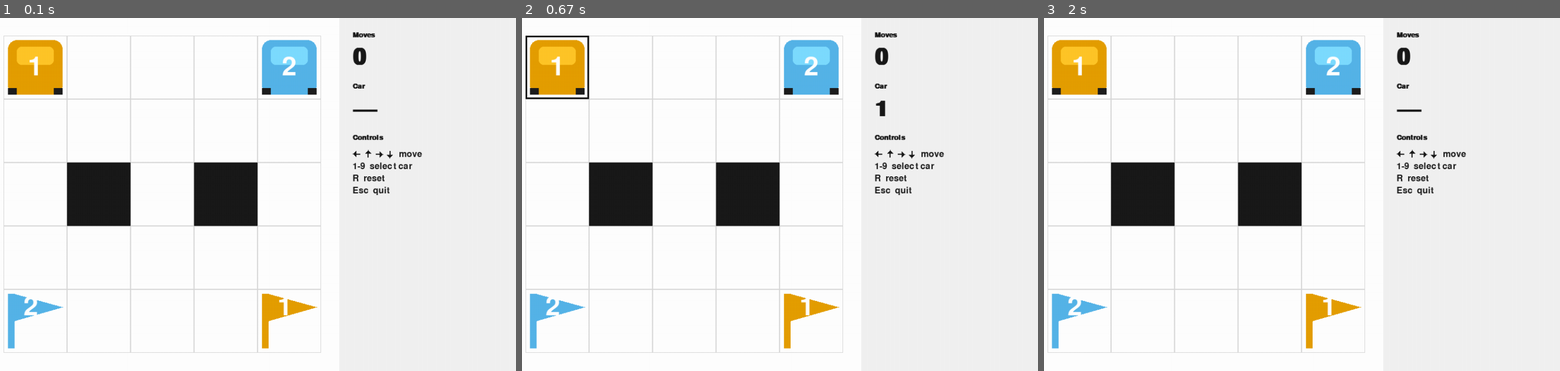
Above: before the commit, frames 1-3 (left to right).
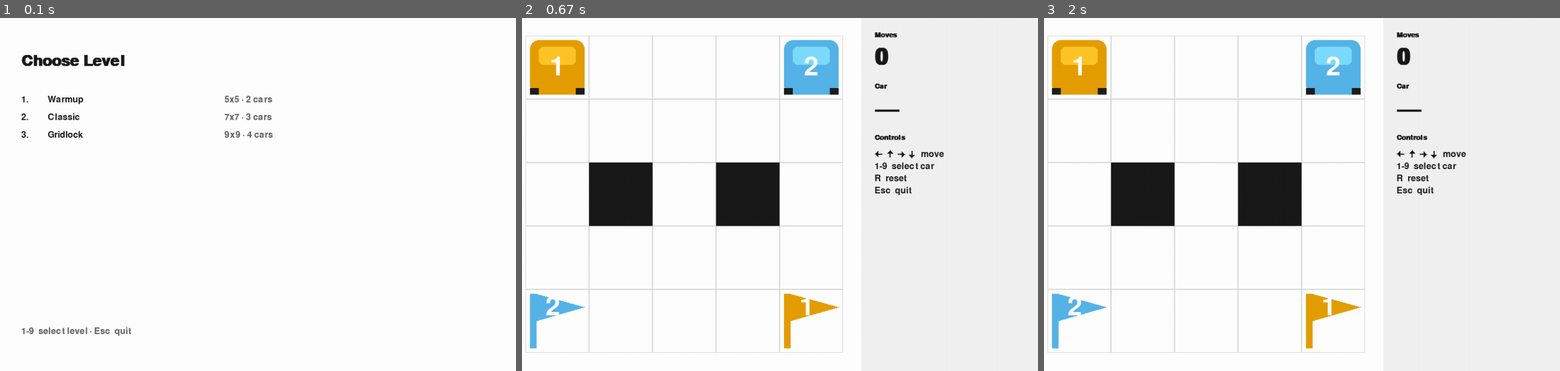
Above: after the commit, the same moments.

Repository: ldicandia/SIA-G3
Game: pygame game, started from TP1/gridworld/__main__.py
Same seed, same stepped clock (60 frames per second), same inputs: the game is played once before the commit and once after it.
Inputs:
- Up to frame 1 (0.1 s): no input
- Up to frame 2 (0.67 s): tap 1 at 0.33 s
- Up to frame 3 (2 s): hold R 0.67-1.13 s; hold Right 0.67-1.13 s

The runs differ from the first frame. In frame 1, 12% of the frame differs, in the area x 0-82%, y 4-95%; in frame 2, 0.3%; in frame 3, nothing differs.

Commit message:
feat (02-04): Add level picker and safe level discovery
Introduce a safe level discovery API and a UI level picker.

- Add LevelEntry dataclass and discover_levels() to summarize .json level files without allowing broken files to raise; returns tuple of entries and records problems per-file.
- Expand levelfile tests to cover discovery, sorting, missing directory, and broken-file reporting.
- Add Screen enum and session fields to support CHOICE/ERROR/GAME modes in the UI.
- Implement level picker and load-error screens (render.draw_picker, draw_load_error) and theme tokens/helpers for picker text.
- Wire picker input handling and graceful load-error flow in app.run; preserve existing game flow when starting a level.

Provides a robust level selection UX and prevents a single broken level file from crashing the launcher.

Diff:
--- a/TP1/gridworld/levelfile.py
+++ b/TP1/gridworld/levelfile.py
@@ -79,8 +79,85 @@
     state: GameState
 
 
+@dataclass(frozen=True, slots=True)
+class LevelEntry:
+    """A level catalogue entry listing metadata or load problem for a level file.
+
+    Exists so a caller can render a level choice screen without loading every board
+    twice and without a broken level file taking down the whole list.
+    """
+
+    path: Path
+    name: str
+    rows: int = 0
+    cols: int = 0
+    cars: int = 0
+    problem: str | None = None
+
+
 DEFAULT_LEVELS_DIR = Path(__file__).resolve().parent.parent / "levels"
 DEFAULT_LEVEL_PATH = DEFAULT_LEVELS_DIR / "01-warmup.json"
+
+
+def discover_levels(directory: str | Path | None = None) -> tuple[LevelEntry, ...]:
+    """Discover and summarize level files in a directory.
+
+    Defaults to DEFAULT_LEVELS_DIR. Returns an empty tuple when the directory
+    does not exist or is not a directory. Considers only .json files sitting directly
+    inside the directory, sorted by filename.
+
+    Attempts to load each file. On success, returns an entry with the level's
+    name and metadata. On LevelError, returns an entry with the filename stem,
+    zeroed metadata, and the error detail in `problem`. Never lets LevelError
+    escape.
+    """
+    if directory is None:
+        directory = DEFAULT_LEVELS_DIR
+    dir_path = Path(directory)
+    if not dir_path.is_dir():
+        return ()
+
+    entries: list[LevelEntry] = []
+    json_files = sorted(
+        [p for p in dir_path.iterdir() if p.is_file() and p.suffix.lower() == ".json"],
+        key=lambda p: p.name,
+    )
+    for path in json_files:
+        try:
+            level = load_level(path)
+            entries.append(
+                LevelEntry(
+                    path=path,
+                    name=level.name,
+                    rows=level.board.rows,
+                    cols=level.board.cols,
+                    cars=len(level.state.cars),
+                    problem=None,
+                )
+            )
+        except LevelError as err:
+            entries.append(
+                LevelEntry(
+                    path=path,
+                    name=path.stem,
+                    rows=0,
+                    cols=0,
+                    cars=0,
+                    problem=err.detail,
+                )
+            )
+        except Exception as err:
+            entries.append(
+                LevelEntry(
+                    path=path,
+                    name=path.stem,
+                    rows=0,
+                    cols=0,
+                    cars=0,
+                    problem=str(err),
+                )
+            )
+    return tuple(entries)
 
 
 def _is_int(val: Any) -> bool:
--- a/TP1/gridworld/ui/app.py
+++ b/TP1/gridworld/ui/app.py
@@ -7,6 +7,7 @@
 from __future__ import annotations
 
 from dataclasses import dataclass
+from enum import Enum
 from pathlib import Path
 import sys
 
@@ -15,10 +16,19 @@
 from gridworld.engine.board import Board, Position
 from gridworld.engine.rules import apply_move, is_solved
 from gridworld.engine.state import Direction, GameState
-from gridworld.levelfile import DEFAULT_LEVEL_PATH, Level, LevelError, load_level
-from gridworld.ui.render import Fonts, build_fonts, draw_frame
+from gridworld.levelfile import Level, LevelEntry, LevelError, discover_levels, load_level
+from gridworld.ui.render import Fonts, build_fonts, draw_frame, draw_load_error, draw_picker
 from gridworld.ui.sprites import SpriteSet, build_sprites
-from gridworld.ui.theme import FLASH_MS, WINDOW_SIZE, WINDOW_TITLE, cell_size, grid_origin
+from gridworld.ui.theme import FLASH_MS, PICKER_MAX_CHOICES, WINDOW_SIZE, WINDOW_TITLE, cell_size, grid_origin
+
+
+class Screen(Enum):
+    """The active screen rendered by the game loop."""
+
+    CHOICE = "choice"
+    GAME = "game"
+    ERROR = "error"
+
 
 KEY_TO_CAR = {
     pygame.K_1: 1,
@@ -44,9 +54,13 @@
 class Session:
     """Session-local, presentation-only state -- never fed back into the engine."""
 
-    level: Level
-    board: Board
-    state: GameState
+    screen: Screen = Screen.CHOICE
+    entries: tuple[LevelEntry, ...] = ()
+    error_file: str = ""
+    error_detail: str = ""
+    level: Level | None = None
+    board: Board | None = None
+    state: GameState | None = None
     selected: int | None = None
     moves: int = 0
     flash_cell: Position | None = None
@@ -59,6 +73,9 @@
 
 
 def _handle_keydown(session: Session, key: int) -> None:
+    if session.board is None or session.state is None or session.level is None:
+        return
+
     if key == pygame.K_r:
         session.board = session.level.board
         session.state = session.level.state
@@ -102,7 +119,7 @@
 
 
 def _current_flash_rect(session: Session, cell: int) -> pygame.Rect | None:
-    if session.flash_cell is None:
+    if session.board is None or session.flash_cell is None:
         return None
     if pygame.time.get_ticks() >= session.flash_until_ms:
         session.flash_cell = None
@@ -112,14 +129,31 @@
     return pygame.Rect(origin_x + col * cell, origin_y + row * cell, cell, cell)
 
 
+def _start_level(session: Session, level: Level) -> None:
+    session.level = level
+    session.board = level.board
+    session.state = level.state
+    session.selected = None
+    session.moves = 0
+    session.flash_cell = None
+    session.flash_until_ms = 0
+    session.screen = Screen.GAME
+
+
 def run(level_path: str | Path | None = None) -> None:
     """Open the window and run the game loop until the player quits."""
-    path = level_path if level_path is not None else DEFAULT_LEVEL_PATH
-    try:
-        level = load_level(path)
-    except LevelError as err:
-        sys.stderr.write(f"{err}\n")
-        sys.exit(1)
+    session = Session()
+
+    if level_path is not None:
+        try:
+            level = load_level(level_path)
+            _start_level(session, level)
+        except LevelError as err:
+            sys.stderr.write(f"{err}\n")
+            sys.exit(1)
+    else:
+        session.entries = discover_levels()
+        session.screen = Screen.CHOICE
 
     pygame.init()
     pygame.display.set_caption(WINDOW_TITLE)
@@ -127,9 +161,7 @@
     clock = pygame.time.Clock()
 
     fonts: Fonts = build_fonts()
-
-    session = Session(level=level, board=level.board, state=level.state)
-    sprites: SpriteSet = build_sprites(session.board, cell_size(session.board.cols, session.board.rows))
+    sprites: SpriteSet | None = None
 
     running = True
     while running:
@@ -137,25 +169,55 @@
             if event.type == pygame.QUIT:
                 running = False
             elif event.type == pygame.KEYDOWN:
-                if event.key == pygame.K_ESCAPE:
-                    running = False
-                else:
-                    _handle_keydown(session, event.key)
-
-        current_cell = cell_size(session.board.cols, session.board.rows)
-        if current_cell != sprites.cell:
-            sprites = build_sprites(session.board, current_cell)
-
-        draw_frame(
-            screen,
-            fonts,
-            session.board,
-            session.state,
-            session.selected,
-            session.moves,
-            sprites,
-            flash_rect=_current_flash_rect(session, current_cell),
-        )
+                if session.screen == Screen.CHOICE:
+                    if event.key == pygame.K_ESCAPE:
+                        running = False
+                    elif event.key in KEY_TO_CAR:
+                        choice_idx = KEY_TO_CAR[event.key] - 1
+                        if 0 <= choice_idx < len(session.entries) and choice_idx < PICKER_MAX_CHOICES:
+                            entry = session.entries[choice_idx]
+                            if entry.problem is not None:
+                                session.error_file = entry.path.name
+                                session.error_detail = entry.problem
+                                session.screen = Screen.ERROR
+                            else:
+                                try:
+                                    level = load_level(entry.path)
+                                    _start_level(session, level)
+                                except LevelError as err:
+                                    session.error_file = entry.path.name
+                                    session.error_detail = err.detail
+                                    session.screen = Screen.ERROR
+                elif session.screen == Screen.ERROR:
+                    if event.key == pygame.K_ESCAPE:
+                        session.entries = discover_levels()
+                        session.screen = Screen.CHOICE
+                elif session.screen == Screen.GAME:
+                    if event.key == pygame.K_ESCAPE:
+                        running = False
+                    else:
+                        _handle_keydown(session, event.key)
+
+        if session.screen == Screen.CHOICE:
+            draw_picker(screen, fonts, session.entries)
+        elif session.screen == Screen.ERROR:
+            draw_load_error(screen, fonts, session.error_file, session.error_detail)
+        elif session.screen == Screen.GAME and session.board is not None and session.state is not None:
+            current_cell = cell_size(session.board.cols, session.board.rows)
+            if sprites is None or sprites.cell != current_cell or len(sprites.cars) != len(session.board.car_numbers()):
+                sprites = build_sprites(session.board, current_cell)
+
+            draw_frame(
+                screen,
+                fonts,
+                session.board,
+                session.state,
+                session.selected,
+                session.moves,
+                sprites,
+                flash_rect=_current_flash_rect(session, current_cell),
+            )
+
         pygame.display.flip()
         clock.tick(60)
 
--- a/TP1/gridworld/ui/render.py
+++ b/TP1/gridworld/ui/render.py
@@ -13,6 +13,7 @@
 from gridworld.engine.board import Board
 from gridworld.engine.rules import is_solved
 from gridworld.engine.state import GameState
+from gridworld.levelfile import LevelEntry
 from gridworld.ui.sprites import SpriteSet, arrow_row_surface
 from gridworld.ui.theme import (
     BOARD_SIZE,
@@ -25,19 +26,29 @@
     COLOR_OBSTACLE,
     COLOR_SCRIM,
     COLOR_TEXT,
+    COLOR_TEXT_MUTED,
     FLASH_ALPHA,
     FONT_BODY,
+    FONT_DISPLAY,
     FONT_HEADING,
     FONT_LABEL,
-    FONT_DISPLAY,
     GRID_LINE_WIDTH,
     HUD_WARNING_BLOCK_HEIGHT,
     HUD_WIDTH,
     LABEL_CAR,
     LABEL_CONTROLS,
     LABEL_MOVES,
+    LOAD_ERROR_HEADING,
+    LOAD_ERROR_HINT,
+    LOAD_ERROR_MAX_LINES,
     NO_CAR_SELECTED,
     PARKED_FILL_ALPHA,
+    PICKER_EMPTY,
+    PICKER_HEADING,
+    PICKER_HINT,
+    PICKER_MAX_CHOICES,
+    PICKER_NAME_MAX_CHARS,
+    PICKER_UNSELECTABLE,
     SCRIM_ALPHA,
     SELECTION_OUTLINE_WIDTH,
     SPACING_2XL,
@@ -51,6 +62,7 @@
     car_hue,
     cell_size,
     grid_origin,
+    picker_entry_detail,
     win_heading,
 )
 
@@ -239,3 +251,82 @@
     draw_hud(surface, fonts, moves, selected)
     if is_solved(board, state):
         draw_win_overlay(surface, fonts, moves)
+
+
+def _wrap_text(font: pygame.font.Font, text: str, max_width: int) -> list[str]:
+    """Break text into lines splitting on spaces, never exceeding max_width."""
+    words = text.split(" ")
+    lines: list[str] = []
+    current_line: list[str] = []
+    for word in words:
+        test_line = " ".join(current_line + [word])
+        if font.size(test_line)[0] <= max_width or not current_line:
+            current_line.append(word)
+        else:
+            lines.append(" ".join(current_line))
+            current_line = [word]
+    if current_line:
+        lines.append(" ".join(current_line))
+    return lines
+
+
+def draw_picker(
+    surface: pygame.Surface,
+    fonts: Fonts,
+    entries: tuple[LevelEntry, ...] | list[LevelEntry],
+) -> None:
+    """Render the level choice screen composed entirely of theme tokens."""
+    surface.fill(COLOR_BOARD_BG)
+    _blit_text(surface, fonts.heading, PICKER_HEADING, (SPACING_3XL, SPACING_3XL), COLOR_TEXT)
+
+    if not entries:
+        y_empty = SPACING_3XL + fonts.heading.get_height() + SPACING_2XL
+        _blit_text(surface, fonts.body, PICKER_EMPTY, (SPACING_3XL, y_empty), COLOR_TEXT_MUTED)
+    else:
+        y = SPACING_3XL + fonts.heading.get_height() + SPACING_2XL
+        row_gap = fonts.body.get_height() + SPACING_MD
+        x_num = SPACING_3XL
+        x_name = x_num + SPACING_2XL
+        x_detail = x_name + 320
+
+        for idx, entry in enumerate(entries):
+            num_str = f"{idx + 1}." if idx < PICKER_MAX_CHOICES else PICKER_UNSELECTABLE
+            display_name = entry.name[:PICKER_NAME_MAX_CHARS]
+
+            if entry.problem is not None:
+                _blit_text(surface, fonts.body, num_str, (x_num, y), COLOR_DESTRUCTIVE)
+                prob_str = f"{display_name}" + "  " + "—" + "  " + f"{entry.problem}"
+                _blit_text(surface, fonts.body, prob_str, (x_name, y), COLOR_DESTRUCTIVE)
+            else:
+                _blit_text(surface, fonts.body, num_str, (x_num, y), COLOR_TEXT)
+                _blit_text(surface, fonts.body, display_name, (x_name, y), COLOR_TEXT)
+                detail_str = picker_entry_detail(entry.cols, entry.rows, entry.cars)
+                _blit_text(surface, fonts.body, detail_str, (x_detail, y), COLOR_TEXT_MUTED)
+            y += row_gap
+
+    y_hint = WINDOW_SIZE[1] - SPACING_3XL - fonts.body.get_height()
+    _blit_text(surface, fonts.body, PICKER_HINT, (SPACING_3XL, y_hint), COLOR_TEXT_MUTED)
+
+
+def draw_load_error(
+    surface: pygame.Surface,
+    fonts: Fonts,
+    file_name: str,
+    detail: str,
+) -> None:
+    """Render the level load error screen composed entirely of theme tokens."""
+    surface.fill(COLOR_BOARD_BG)
+    _blit_text(surface, fonts.heading, LOAD_ERROR_HEADING, (SPACING_3XL, SPACING_3XL), COLOR_DESTRUCTIVE)
+
+    y = SPACING_3XL + fonts.heading.get_height() + SPACING_MD
+    _blit_text(surface, fonts.body, file_name, (SPACING_3XL, y), COLOR_TEXT)
+
+    y += fonts.body.get_height() + SPACING_LG
+    max_width = WINDOW_SIZE[0] - 2 * SPACING_3XL
+    lines = _wrap_text(fonts.body, detail, max_width)[:LOAD_ERROR_MAX_LINES]
+    for line in lines:
+        _blit_text(surface, fonts.body, line, (SPACING_3XL, y), COLOR_DESTRUCTIVE)
+        y += fonts.body.get_height() + SPACING_SM
+
+    y_hint = WINDOW_SIZE[1] - SPACING_3XL - fonts.body.get_height()
+    _blit_text(surface, fonts.body, LOAD_ERROR_HINT, (SPACING_3XL, y_hint), COLOR_TEXT_MUTED)
--- a/TP1/gridworld/ui/theme.py
+++ b/TP1/gridworld/ui/theme.py
@@ -110,6 +110,26 @@
 
 WIN_BODY = "R to play again" + " · " + "Esc to quit"
 
+PICKER_HEADING = "Choose Level"
+PICKER_HINT = "1-9" + "  " + "select level" + " · " + "Esc" + "  " + "quit"
+PICKER_EMPTY = "No level files found"
+PICKER_UNSELECTABLE = "—"
+PICKER_MAX_CHOICES = 9
+PICKER_NAME_MAX_CHARS = 24
+
+LOAD_ERROR_HEADING = "Cannot Load Level"
+LOAD_ERROR_HINT = "Esc" + "  " + "back"
+LOAD_ERROR_MAX_LINES = 6
+
+
+def picker_entry_detail(cols: int, rows: int, cars: int) -> str:
+    """Return the size and car count summary for a level entry.
+
+    Singular car count at one, plural otherwise.
+    """
+    car_word = "car" if cars == 1 else "cars"
+    return f"{cols}x{rows}" + " · " + f"{cars} {car_word}"
+
 
 # --- Layout math ----------------------------------------------------------------
 
--- a/TP1/tests/test_levelfile.py
+++ b/TP1/tests/test_levelfile.py
@@ -1,5 +1,6 @@
 """Tests for level file loading, validation, and execution."""
 
+import json
 from pathlib import Path
 import tempfile
 from typing import Any
@@ -10,8 +11,11 @@
 from gridworld.engine.state import Direction
 from gridworld.levelfile import (
     DEFAULT_LEVEL_PATH,
+    DEFAULT_LEVELS_DIR,
+    LevelEntry,
     LevelError,
     LevelProblem,
+    discover_levels,
     load_level,
     parse_level,
 )
@@ -353,3 +357,65 @@
     assert level.board.rows == 3
     assert level.board.cols == 3
     assert len(level.state.cars) == 2
+
+
+def test_discover_levels_finds_shipped_levels() -> None:
+    entries = discover_levels(DEFAULT_LEVELS_DIR)
+    assert len(entries) == 3
+
+    assert entries[0].name == "Warmup"
+    assert entries[0].rows == 5
+    assert entries[0].cols == 5
+    assert entries[0].cars == 2
+    assert entries[0].problem is None
+
+    assert entries[1].name == "Classic"
+    assert entries[1].rows == 7
+    assert entries[1].cols == 7
+    assert entries[1].cars == 3
+    assert entries[1].problem is None
+
+    assert entries[2].name == "Gridlock"
+    assert entries[2].rows == 9
+    assert entries[2].cols == 9
+    assert entries[2].cars == 4
+    assert entries[2].problem is None
+
+
+def test_discover_levels_is_sorted_by_filename() -> None:
+    entries = discover_levels(DEFAULT_LEVELS_DIR)
+    filenames = [e.path.name for e in entries]
+    assert filenames == ["01-warmup.json", "02-classic.json", "03-gridlock.json"]
+
+
+def test_discover_levels_reports_a_broken_file_without_raising(
+    tmp_path: Path, valid_level_dict: dict[str, Any]
+) -> None:
+    good_path = tmp_path / "01-good.json"
+    good_path.write_text(json.dumps(valid_level_dict), encoding="utf-8")
+
+    bad_dict = dict(valid_level_dict)
+    bad_dict["cars"] = [
+        {"number": 1, "at": [1, 1]},  # Car 1 placed on obstacle
+        {"number": 2, "at": [0, 2]},
+    ]
+    bad_path = tmp_path / "02-bad.json"
+    bad_path.write_text(json.dumps(bad_dict), encoding="utf-8")
+
+    entries = discover_levels(tmp_path)
+    assert len(entries) == 2
+
+    assert entries[0].name == "Fixture Level"
+    assert entries[0].problem is None
+
+    assert entries[1].name == "02-bad"
+    assert entries[1].rows == 0
+    assert entries[1].cols == 0
+    assert entries[1].cars == 0
+    assert entries[1].problem is not None
+    assert "car 1" in entries[1].problem and "obstacle" in entries[1].problem
+
+
+def test_discover_levels_returns_empty_for_a_missing_directory(tmp_path: Path) -> None:
+    missing = tmp_path / "non_existent_folder"
+    assert discover_levels(missing) == ()
